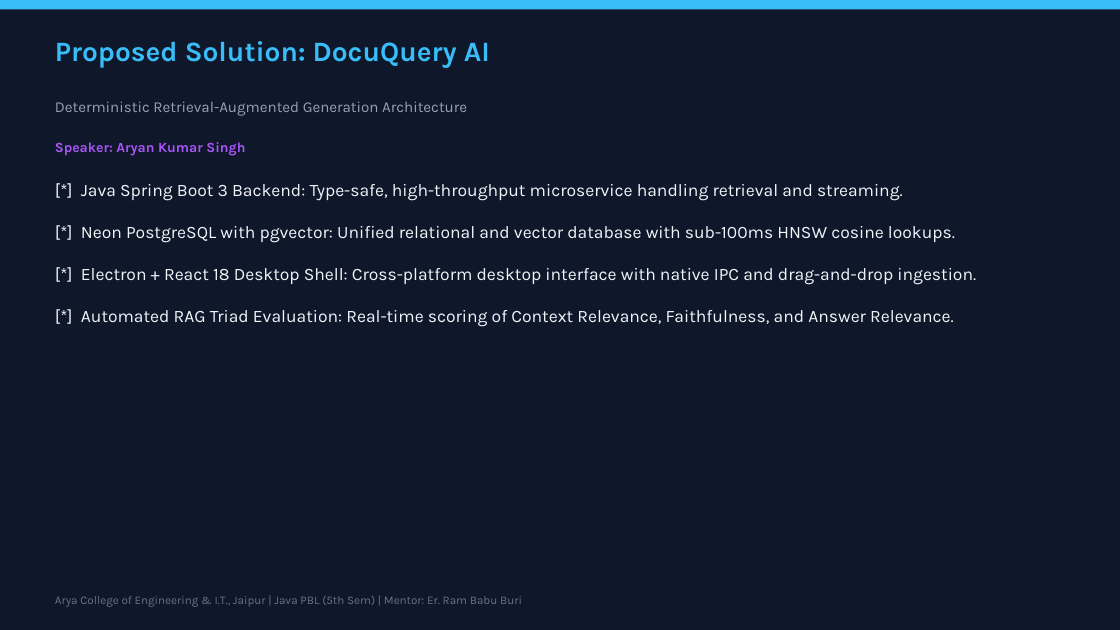
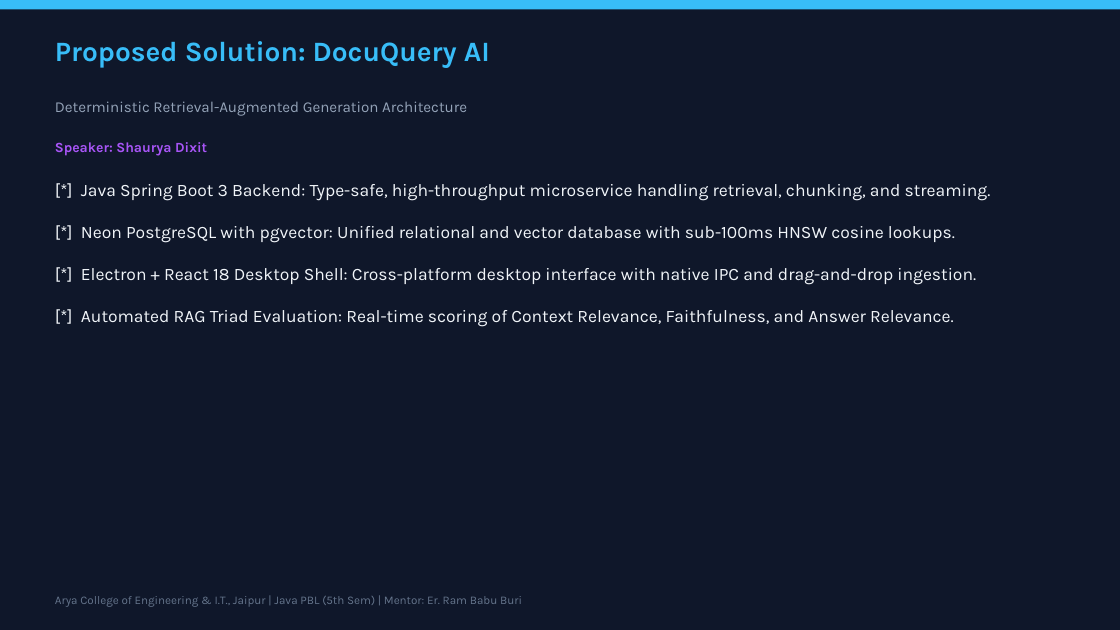
Before and after one commit to shauryadixit005-lab/RAG_Project, a slide deck: slide 3 of submission_reports/DocuQuery_AI_Presentation.pptx. Drawn at 1120x630 pixels with LibreOffice and Linux fonts; fonts in the diff are those of the drawing. Boxes give left, top, right and bottom in pixels: in the first picture for what was removed or moved away, otherwise in the second. Text is boxed around its words. In the diff, an @@ line names an element or a change of style, - is before the commit and + after.

```diff
--- a/submission_reports/DocuQuery_AI_Presentation.pptx
+++ b/submission_reports/DocuQuery_AI_Presentation.pptx
@@ text at (55, 142, 207, 156): text changed @@
-Speaker: Aryan Kumar Singh
+Speaker: Shaurya Dixit
@@ text at (81, 184, 991, 327): text changed @@
-[*] Java Spring Boot 3 Backend: Type-safe, high-throughput microservice handling retrieval and streaming.
-[*] Neon PostgreSQL with pgvector: Unified relational and vector database with sub-100ms HNSW cosine lookups.
-[*] Electron + React 18 Desktop Shell: Cross-platform desktop interface with native IPC and drag-and-drop ingestion.
-[*] Automated RAG Triad Evaluation: Real-time scoring of Context Relevance, Faithfulness, and Answer Relevance.
+[*] Java Spring Boot 3 Backend: Type-safe, high-throughput microservice handling retrieval, chunking, and streaming.
+[*] Neon PostgreSQL with pgvector: Unified relational and vector database with sub-100ms HNSW cosine lookups.
+[*] Electron + React 18 Desktop Shell: Cross-platform desktop interface with native IPC and drag-and-drop ingestion.
+[*] Automated RAG Triad Evaluation: Real-time scoring of Context Relevance, Faithfulness, and Answer Relevance.
```
Also in this commit, not shown: 14 other slides changed, 21 other files.
